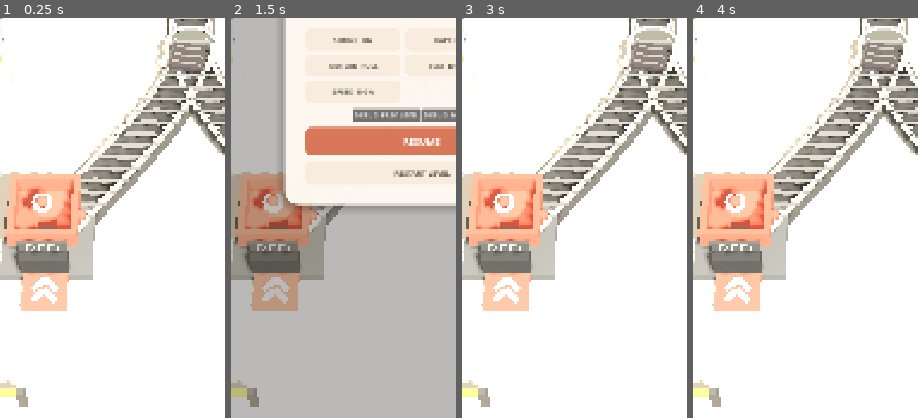
Above: before the commit, frames 1-4 (left to right).
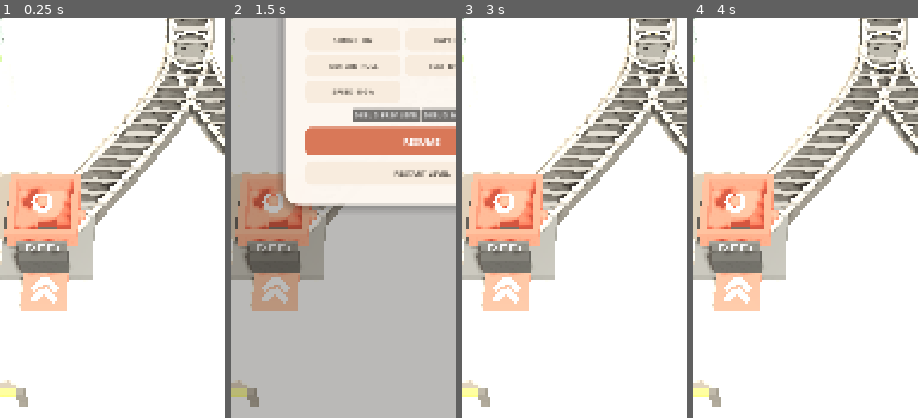
Above: after the commit, the same moments.

Repository: mocchaust64/rail_game
Game: Godot game, scene res://app/main.tscn
Two runs of this game, one before a commit and one after it. Both use one fixed random seed, a clock stepped at 60 frames per second and the inputs below.
Inputs:
- Up to frame 1 (0.25 s): no input
- Up to frame 2 (1.5 s): click "↻" at 0.5 s; click "Ⅱ" at 1.25 s
- Up to frame 3 (3 s): click "TEXT NORMAL" at 2 s; click "RESTART LEVEL" at 2.75 s
- Up to frame 4 (4 s): click "↻" at 3.5 s
The pictures show only the part of the screen within x 8-58%, y 45-95%; the shares and areas given below are measured in that part.

The runs differ from the first frame. In frame 1, 2.0% of the frame differs, in the area x 68-96%, y 2-14%; in frame 2, less than 0.1%; in frame 3, 2.0%; in frame 4, 2.0%.

Commit message:
visual: make junction a physical rail switch

Diff:
--- a/gameplay/junction_actor.gd
+++ b/gameplay/junction_actor.gd
@@ -1,8 +1,7 @@
 class_name JunctionActor
 extends Node3D
 
-const KENNEY_CONVEYOR: Mesh = preload("res://assets/vendor/kenney_factory_kit/conveyor_middle_cc0.obj")
-const SWITCH_REACH := 0.52
+const SWITCH_REACH := 0.54
 
 var junction_id: String = ""
 var out_a: String = ""
@@ -11,6 +10,7 @@
 
 var _switch_arm: Node3D
 var _hint_ring: MeshInstance3D
+var _pivot: MeshInstance3D
 var _is_animating: bool = false
 var _queued_toggle: bool = false
 var _positions: Dictionary = {}
@@ -32,7 +32,7 @@
     _clock += delta
     if _hint_ring != null:
         if _hint_active:
-            var pulse := 1.0 + sin(_clock * 5.0) * 0.10
+            var pulse := 1.0 + sin(_clock * 5.0) * 0.08
             _hint_ring.visible = true
             _hint_ring.scale = Vector3(pulse, 1.0, pulse)
         else:
@@ -60,14 +60,18 @@
     AudioService.play("tap", 1.0, -4.0)
     HapticService.light()
 
-    # The rail itself changes route. There is deliberately no arrow icon: the
-    # physical connection is the route indicator, matching the reference game.
+    # There is no arrow or UI button. The piece of rail itself snaps to the
+    # selected branch, which is the route feedback used by the reference game.
     var target_angle := _target_angle()
     var tween := Motion.tween(self)
     tween.set_trans(Tween.TRANS_BACK).set_ease(Tween.EASE_OUT)
     tween.tween_property(_switch_arm, "rotation:y", target_angle, 0.14)
-    tween.parallel().tween_property(_switch_arm, "scale", Vector3(1.04, 0.92, 1.04), 0.06)
-    tween.chain().tween_property(_switch_arm, "scale", Vector3.ONE, 0.08)
+    tween.parallel().tween_property(_switch_arm, "scale", Vector3(1.03, 0.92, 1.03), 0.055)
+    tween.chain().tween_property(_switch_arm, "scale", Vector3.ONE, 0.075)
+    if _pivot != null:
+        var pivot_tween := Motion.tween(_pivot)
+        pivot_tween.tween_property(_pivot, "scale", Vector3(0.94, 0.84, 0.94), 0.055)
+        pivot_tween.tween_property(_pivot, "scale", Vector3.ONE, 0.075)
     tween.finished.connect(_on_toggle_finished)
 
 
@@ -88,10 +92,11 @@
     var path := TrackGeometry.path_for(junction_id, target_id, start, finish)
     var dir := finish - start
     if path.size() >= 2:
-        var mouth := TrackGeometry.sample_distance(path, minf(SWITCH_REACH, TrackGeometry.length(path)))
-        dir = (mouth["position"] as Vector3) - start
+        var sample := TrackGeometry.sample_distance(path, minf(SWITCH_REACH, TrackGeometry.length(path)))
+        dir = (sample["position"] as Vector3) - start
     if dir.length_squared() < 0.0001:
         return 0.0
+    dir.y = 0.0
     dir = dir.normalized()
     return atan2(dir.x, dir.z)
 
@@ -102,69 +107,41 @@
 
 
 func _build_visual() -> void:
-    # Small neutral pivot under the conveyor. It is intentionally quieter than
-    # cargo/receivers so the selected physical rail, not a button, reads first.
-    var hub := MeshInstance3D.new()
-    hub.name = "SwitchBase"
-    var hub_mesh := CylinderMesh.new()
-    hub_mesh.top_radius = 0.47
-    hub_mesh.bottom_radius = 0.50
-    hub_mesh.height = 0.11
-    hub_mesh.radial_segments = 24
-    hub.mesh = hub_mesh
-    hub.position.y = 0.13
-    hub.material_override = VisualFactory.material(Color("#565954"), 0.52, 0.0, 0.10)
-    add_child(hub)
+    # Only a small mechanism is visible under the rails. It should disappear
+    # into the track network, not read as a circular gameplay button.
+    _pivot = MeshInstance3D.new()
+    _pivot.name = "SwitchPivot"
+    var pivot_mesh := CylinderMesh.new()
+    pivot_mesh.top_radius = 0.31
+    pivot_mesh.bottom_radius = 0.34
+    pivot_mesh.height = 0.085
+    pivot_mesh.radial_segments = 20
+    _pivot.mesh = pivot_mesh
+    _pivot.position.y = 0.075
+    _pivot.material_override = VisualFactory.material(Color("#56595A"), 0.56, 0.0, 0.10)
+    add_child(_pivot)
 
     _switch_arm = Node3D.new()
     _switch_arm.name = "PhysicalSwitchRail"
     add_child(_switch_arm)
 
-    # Kenney's authored conveyor segment is the visible hardware base. It is
-    # scaled into the 0.52-unit visual gap left by LevelBuilder.
-    var authored := MeshInstance3D.new()
-    authored.name = "KenneySwitchHardware"
-    authored.mesh = KENNEY_CONVEYOR
-    authored.scale = Vector3(1.42, 0.30, 0.56)
-    authored.position = Vector3(0, 0.115, 0.27)
-    authored.material_override = VisualFactory.material(VisualFactory.BELT_INNER, 0.46, 0.0, 0.10)
-    _switch_arm.add_child(authored)
+    var local_points := PackedVector3Array([
+        Vector3(0.0, 0.0, 0.0),
+        Vector3(0.0, 0.0, 0.18),
+        Vector3(0.0, 0.0, 0.36),
+        Vector3(0.0, 0.0, SWITCH_REACH),
+    ])
+    TrackVisuals.create_path(_switch_arm, local_points)
 
-    var belt := MeshInstance3D.new()
-    var belt_mesh := BoxMesh.new()
-    belt_mesh.size = Vector3(0.64, 0.10, 0.58)
-    belt.mesh = belt_mesh
-    belt.position = Vector3(0, 0.245, 0.28)
-    belt.material_override = VisualFactory.material(VisualFactory.BELT_COLOR, 0.66)
-    _switch_arm.add_child(belt)
-
-    for side in [-0.43, 0.43]:
-        var rail := MeshInstance3D.new()
-        var rail_mesh := BoxMesh.new()
-        rail_mesh.size = Vector3(0.075, 0.15, 0.60)
-        rail.mesh = rail_mesh
-        rail.position = Vector3(float(side), 0.325, 0.28)
-        rail.material_override = VisualFactory.material(VisualFactory.RAIL_COLOR, 0.30, 0.0, 0.20)
-        _switch_arm.add_child(rail)
-
-    for z in [0.11, 0.29, 0.47]:
-        var slat := MeshInstance3D.new()
-        var slat_mesh := BoxMesh.new()
-        slat_mesh.size = Vector3(0.55, 0.022, 0.04)
-        slat.mesh = slat_mesh
-        slat.position = Vector3(0, 0.305, float(z))
-        slat.material_override = VisualFactory.material(VisualFactory.BELT_SLAT, 0.56)
-        _switch_arm.add_child(slat)
-
-    # Tutorial-only pulse. The normal game has no floating arrow or giant disc.
+    # Tutorial-only pulse; normal gameplay has no icon over the switch.
     _hint_ring = MeshInstance3D.new()
     var hint_mesh := TorusMesh.new()
-    hint_mesh.inner_radius = 0.43
-    hint_mesh.outer_radius = 0.50
-    hint_mesh.rings = 24
+    hint_mesh.inner_radius = 0.38
+    hint_mesh.outer_radius = 0.44
+    hint_mesh.rings = 20
     hint_mesh.ring_segments = 8
     _hint_ring.mesh = hint_mesh
-    _hint_ring.position.y = 0.20
-    _hint_ring.material_override = VisualFactory.material(Color("#FFF1A8"), 0.32, 0.55)
+    _hint_ring.position.y = 0.12
+    _hint_ring.material_override = VisualFactory.material(Color("#FFF1A8"), 0.32, 0.50)
     _hint_ring.visible = false
     add_child(_hint_ring)
